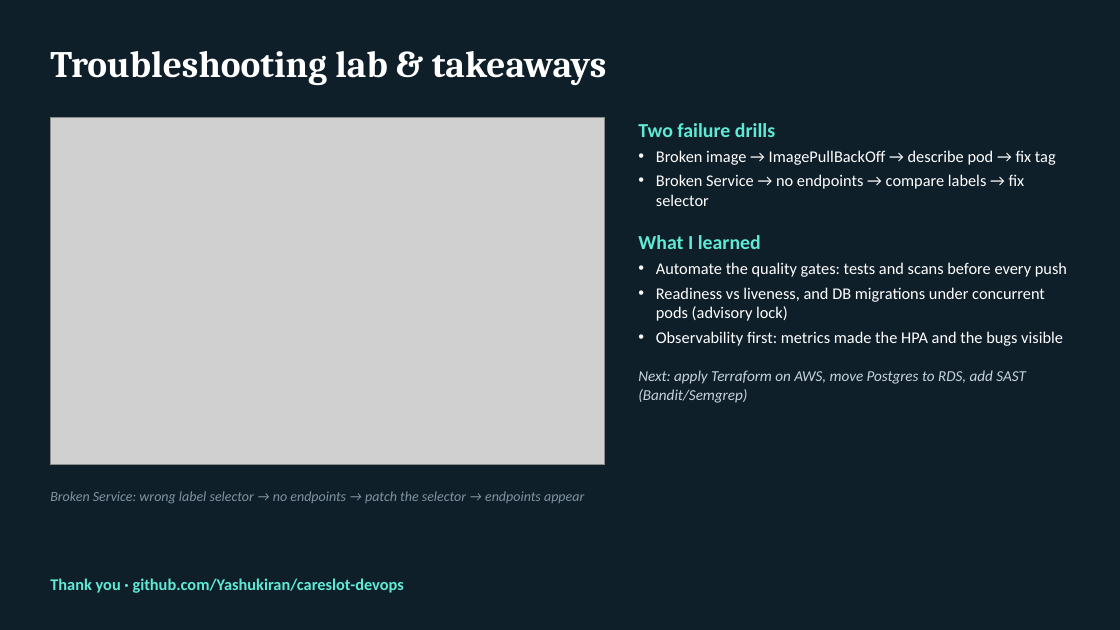
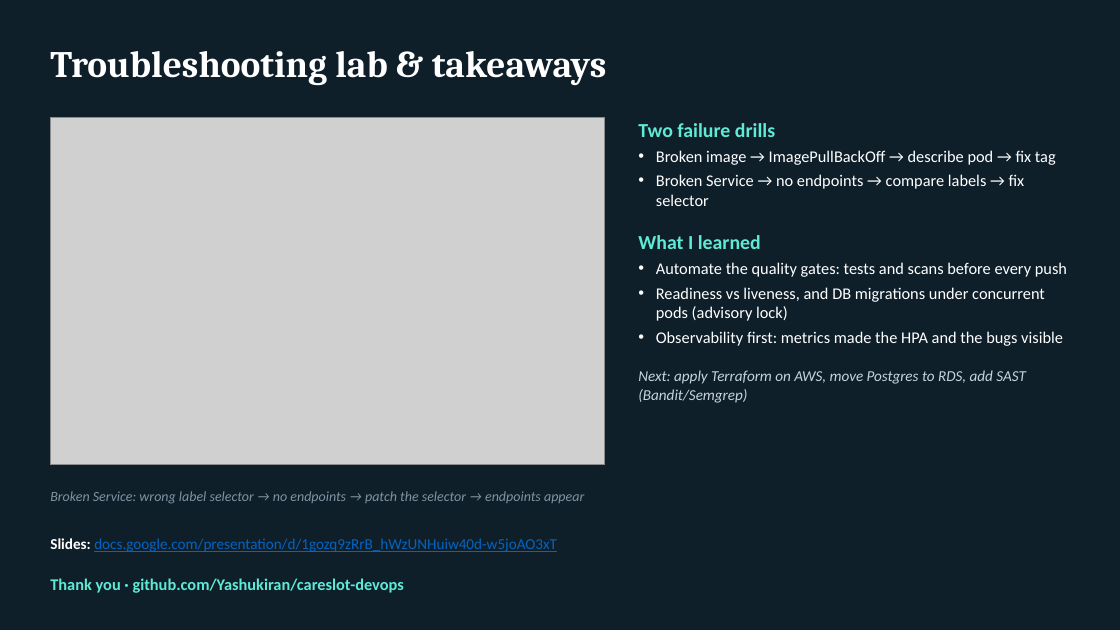
Before and after one commit to Yashukiran/careslot-devops, a slide deck: slide 10 of demo/ppt/CareSlot_DevOps_Presentation.pptx. Drawn at 1120x630 pixels with LibreOffice and Linux fonts; fonts in the diff are those of the drawing; grey boxes stand for pictures. Boxes give left, top, right and bottom in pixels: in the first picture for what was removed or moved away, otherwise in the second. Text is boxed around its words. In the diff, an @@ line names an element or a change of style, - is before the commit and + after.

Commit message:
Add presentation link

```diff
--- a/demo/ppt/CareSlot_DevOps_Presentation.pptx
+++ b/demo/ppt/CareSlot_DevOps_Presentation.pptx
@@ text added at box(50, 538, 557, 552), 13 pt, text #0563C1, underline @@
+Slides: docs.google.com/presentation/d/1gozq9zRrB_hWzUNHuiw40d-w5joAO3xT
```
Also in this commit, not shown: 2 other files.
